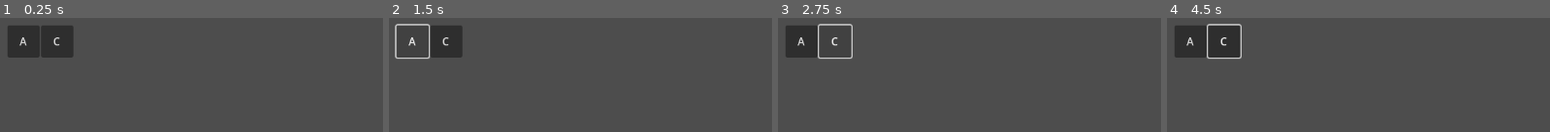
Above: before the commit, frames 1-4 (left to right).
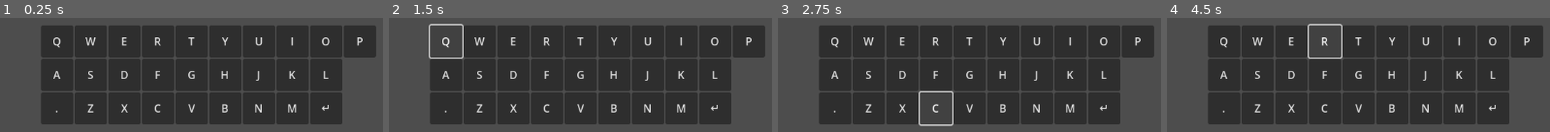
Above: after the commit, the same moments.

Repository: Pitrified/worble
Game: Godot game, scene res://board.tscn
Same seed, same stepped clock (60 frames per second), same inputs: the game is played once before the commit and once after it.
Inputs (mouse positions are in pixels of both pictures, inside the frame that each line leads up to):
- Up to frame 1 (0.25 s): no input
- Up to frame 2 (1.5 s): click "A" at 0.5 s; click "A" (after the commit: "Q") at 1.25 s
- Up to frame 3 (2.75 s): click "C" at 2 s
- Up to frame 4 (4.5 s): click (1258, 41) at 2.75 s, where only the run after the commit has a clickable "W"; click (1289, 41) at 3.5 s, where only the run after the commit has a clickable "E"; click (1324, 41) at 4.25 s, where only the run after the commit has a clickable "R"

The runs differ from the first frame. In frame 1, 64% of the frame differs, in the area x 2-99%, y 6-94%; in frame 2, 63%; in frame 3, 63%; in frame 4, 63%.

Commit message:
Build a keyboard with symbols

Diff:
--- a/board.gd
+++ b/board.gd
@@ -2,18 +2,29 @@
 
 @export var kb_btn_scene: PackedScene
 
+# define the keyboard letters, organized in rows
+const KB_LETTERS = [
+	['Q', 'W', 'E', 'R', 'T', 'Y', 'U', 'I', 'O', 'P'],
+	['A', 'S', 'D', 'F', 'G', 'H', 'J', 'K', 'L'],
+	['.', 'Z', 'X', 'C', 'V', 'B', 'N', 'M', 'enter']
+]
+
+func build_keyboard():
+	var x = 100
+	var position_ = Vector2(x, 50)
+	for row in KB_LETTERS:
+		for letter in row:
+			var kb_btn = KbButton.new_kb_button(letter, position_)
+			# connect the signal
+			kb_btn.connect('kb_button_down', _on_kb_button_kb_button_down)
+			add_child(kb_btn)
+			position_.x += 50
+		position_.y += 50
+		position_.x = x
+
 # Called when the node enters the scene tree for the first time.
 func _ready():
-	var kb_btn = kb_btn_scene.instantiate()
-	kb_btn.position = Vector2(50, 50)
-	kb_btn.btn_content = 'B'
-	add_child(kb_btn)
-
-	var position_ = Vector2(100, 50)
-	var kb_btn2 = KbButton.new_kb_button('C', position_)
-	# connect the signal
-	kb_btn2.connect('kb_button_down', _on_kb_button_kb_button_down)
-	add_child(kb_btn2)
+	build_keyboard()
 
 func _on_kb_button_kb_button_down(content: String):
 	print('board: Button pressed: ' + content)
--- a/kb_button.gd
+++ b/kb_button.gd
@@ -9,6 +9,12 @@
 
 var btn_content: String = ''
 
+# a map to show the user a different character for some keys
+const SHOW_CHARS = {
+	'enter': '↵',
+	'.': '.',
+}
+
 # kinda constructor
 # https://www.reddit.com/r/godot/comments/13pm5o5/instantiating_a_scene_with_constructor_parameters/
 static func new_kb_button(content: String, position_: Vector2) -> KbButton:
@@ -17,7 +23,7 @@
 	# set the button content
 	kb_btn.btn_content = content
 	# set the button text shown to the user
-	kb_btn.text = content
+	kb_btn.text = SHOW_CHARS.get(content, content)
 	# set the button position
 	kb_btn.position = position_
 	# # connect the signal to the receiver method
